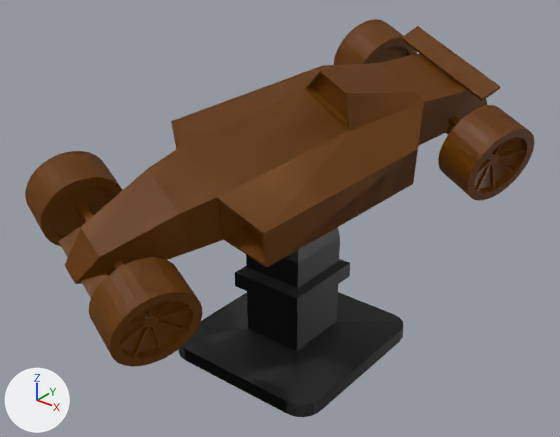
A saved change to the glTF model unpacked/ultimateMod/models/statues.glb.
One viewpoint serves both versions: a 50 mm camera at (14.51, -18.87, 16.58) aimed at (-0.16, -0.54, 5.21). Arrows for +X, +Y and +Z are at lower left; the lights stay in place. Where no turn or scale is listed for an object, it has been applied to the vertices.

Objects in the first picture: 'PolyCarStatueBronze'.
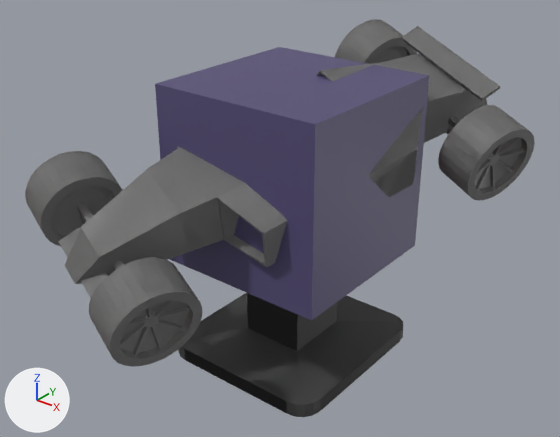
The change, as a diff of the scene's bpy script:
```diff
--- a/unpacked/ultimateMod/models/statues.glb.py
+++ b/unpacked/ultimateMod/models/statues.glb.py
@@ mat_statuebase @@
 mat_statuebase = principled_material('StatueBase')
-mat_statuebase.base_color = (0.0443, 0.0443, 0.0443)  # black #3b3b3b
+mat_statuebase.base_color = (0.114, 0.114, 0.114)  # dark grey #5f5f5f
@@ mat_kodub2 @@
+mat_kodub2 = principled_material('Kodub2')
+mat_kodub2.base_color = (0.0972, 0.0, 0.296)  # purple #580094
@@ mat_statuebase_002 @@
+mat_statuebase_002 = principled_material('StatueBase.002')
+mat_statuebase_002.base_color = (0.0443, 0.0443, 0.0443)  # black #3b3b3b
@@ mat_kodub1 @@
+mat_kodub1 = principled_material('Kodub1')
+mat_kodub1.base_color = (0.0896, 0.0734, 0.181)  # dark blue #544d76
@@ me_cube_004 @@
+me_cube_004.from_pydata(...)  # 277 vertices, 560 faces; spans x -3.07..3.07, y -3.26..3.26, z -4.24..5.65
+# faces by material slot: [420, 86, 54]
+me_cube_004.materials.append(mat_statuebase_002)  # black #3b3b3b
+me_cube_004.materials.append(mat_kodub1)  # dark blue #544d76
+me_cube_004.materials.append(mat_kodub2)  # purple #580094
@@ ob_kodubstatue @@
+ob_kodubstatue = bpy.data.objects.new('KodubStatue', me_cube_004)
+ob_kodubstatue.location = (0.0, 0.0, 4.24)
```

Where the change shows, as pixel boxes [x1, y1, x2, y2] in the pictures (560 x 437 px):
'PolyCarStatueBronze', recoloured
    both: [25, 19, 535, 417]
'PolyCarStatueSilver', recoloured
    both: [25, 19, 535, 417]
'KodubStatue', added (blue)
    after: [155, 47, 430, 320]
